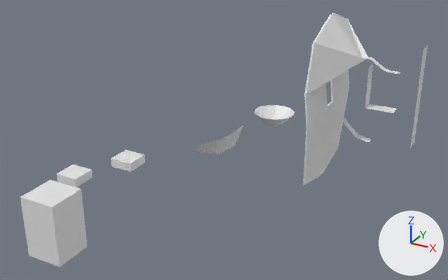
Renders of the COLLADA model super-michael-ball/Assets/models/Level4.dae from each side of a commit.
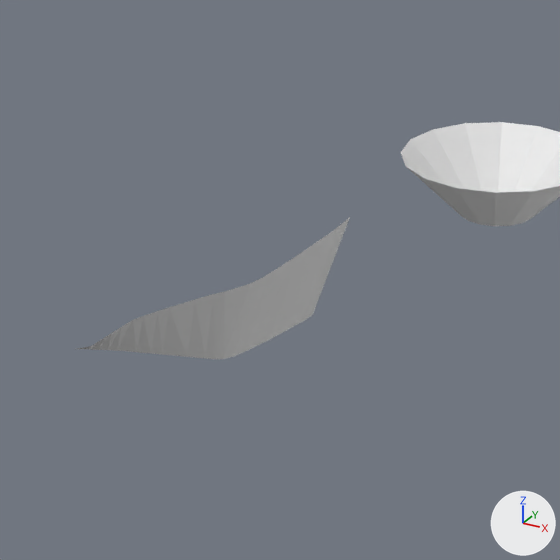
There are two pictures of each version: one whole from a 50 mm camera at (45.8, -163.0, 47.7) aimed at (-24.9, -34.4, -16.6), one close up on the part from 38% to 64% of the width and 28% to 70% of the height. Every picture has the same lights, and +X, +Y and +Z are marked at lower right. Where no turn or scale is listed for an object, it has been applied to the vertices.

The scene before the commit, as lines of its bpy script (objects in view):
```python
me_plane_002 = bpy.data.meshes.new('Plane.002')
me_plane_002.from_pydata(...)  # 156 vertices, 190 faces; spans x -35.4..15.8, y -37.4..17.2, z -38.0..11.0
ob_level4 = bpy.data.objects.new('level4', me_plane_002)
ob_level4.location = (0.0, 0.0, 0.0)
```
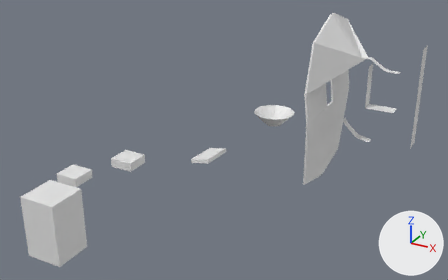
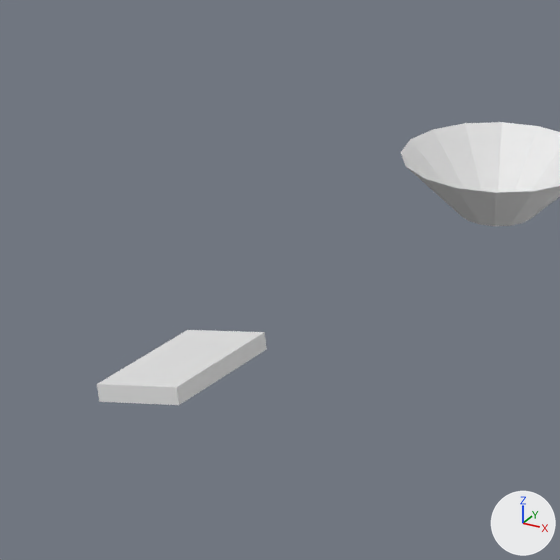
The change, as a list of edits to the scene's bpy script:
```text
Change me_plane_002:
    where me_plane_002.from_pydata(...)  # 156 vertices, 190 faces; spans x -35.4..15.8, y -37.4..17.2, z -38.0..11.0
    used by ob_level4; location = (0.0, 0.0, 0.0)
    verts and faces of me_plane_002; kept vertices keep their numbers, new ones are numbered from 156
    me_plane_002 part 1: the loose piece of 36 vertices spanning x -35.4..-26.0, y -37.4..-21.4, z -23.8..-17.2 is deleted
    me_plane_002 part 2
    add verts[156] = (-32.4, -28.8, -22.7)  # pixel (187, 329)
    add verts[157] = (-32.3, -38.8, -21.9)  # pixel (96, 384)
    add verts[158] = (-32.2, -28.9, -23.7)
    add for new, old in zip([159, 160, 161], [156, 157, 158]): verts[new] = verts[old] + (4.9, 0.1, 0.9)
    add verts[162] = (-27.2, -38.7, -22.0)  # pixel (179, 405)
    add verts[163] = (-32.1, -38.9, -22.9)  # pixel (99, 401)
    add faces += [(156, 157, 160), (158, 162, 163), (156, 158, 157), (156, 159, 161), (157, 162, 160), (159, 160, 161)]
    add faces += [(156, 160, 159), (158, 161, 162), (157, 158, 163), (156, 161, 158), (157, 163, 162), (160, 162, 161)]
```

What differs and where, as boxes (x1, y1, x2, y2) in the close-ups (560 x 560 px):
'level4', reshaped
    before: (77, 122, 560, 359)
    after: (97, 122, 560, 405)
part 1 of me_plane_002, deleted
    before: (77, 217, 350, 359)
part 2 of me_plane_002, added
    after: (97, 330, 267, 405)
